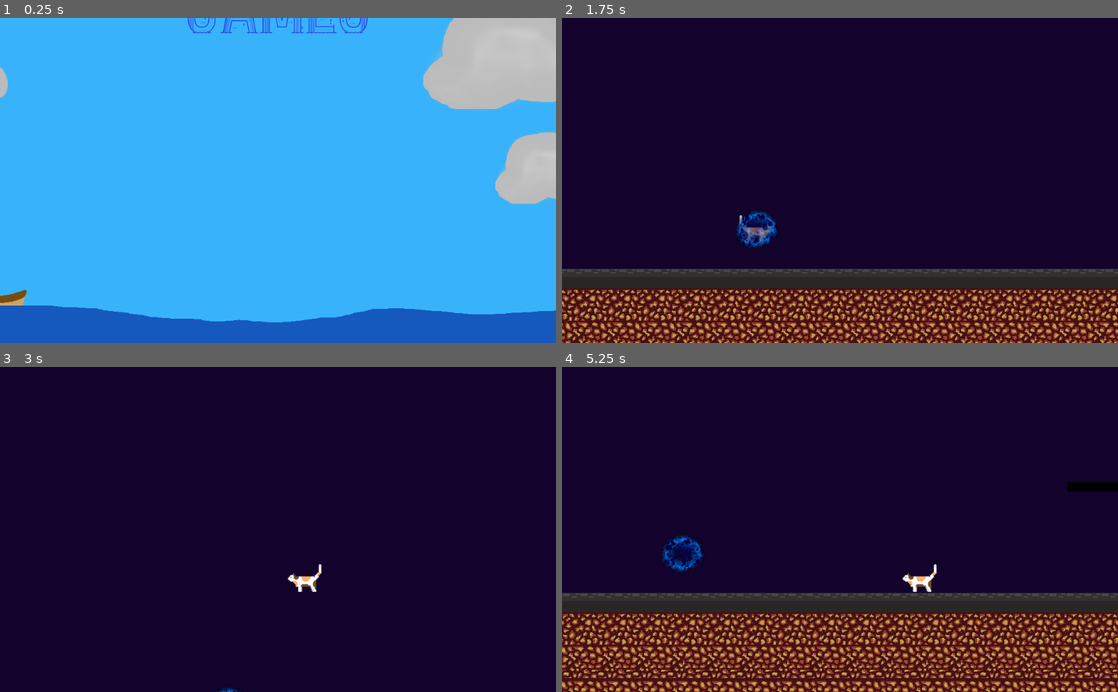
Above: before the commit, frames 1-4 (two rows, left to right).
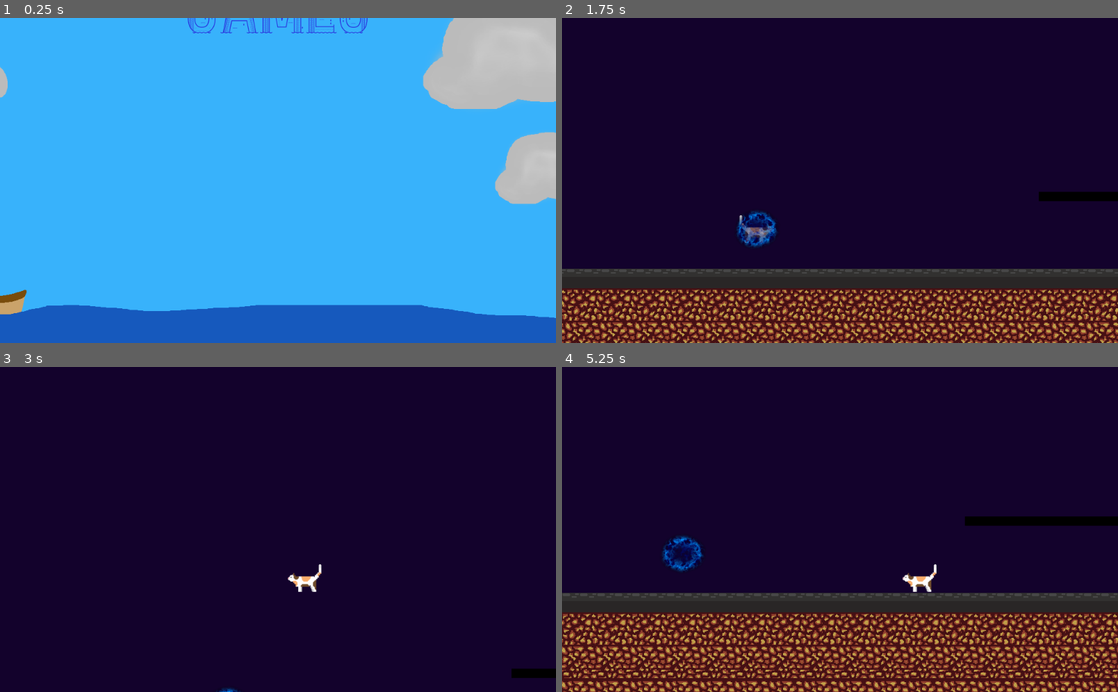
Above: after the commit, the same moments.

Repository: Grayson-Clark/C220-GameJam
Game: Godot game, scene res://UI/SplashScreen.tscn
Same seed, same stepped clock (60 frames per second), same inputs: the game is played once before the commit and once after it.
Inputs (mouse positions are in pixels of both pictures, inside the frame that each line leads up to):
- Up to frame 1 (0.25 s): no input
- Up to frame 2 (1.75 s): tap Enter (ui_accept) at 0.5 s; hold D (right) 0.53-1.25 s; tap W (jump) at 0.77 s; click (884, 141) at 1.25 s
- Up to frame 3 (3 s): hold D (right) 2.03-2.78 s; tap W (jump) at 2.27 s; hold A (left) from 2.78 s (still down)
- Up to frame 4 (5.25 s): release A (left) at 3.53 s; hold D (right) 3.53-5.03 s; tap W (jump) at 3.77, 4.52 s; hold A (left) from 5.03 s (still down)

The runs differ from the first frame. In frame 1, 2.2% of the frame differs, in the area x 0-100%, y 88-94%; in frame 2, 0.4%; in frame 3, 0.2%; in frame 4, 1.1%.

Commit message:
:sleeping:

Diff:
--- a/Level/MainLevel.tscn
+++ b/Level/MainLevel.tscn
@@ -279,7 +279,7 @@
 [node name="Platforms" type="Node" parent="."]
 
 [node name="TestPlatform1" type="Node2D" parent="Platforms"]
-position = Vector2( 964.945, 476.088 )
+position = Vector2( 776.371, 538.946 )
 __meta__ = {
 "_edit_group_": true
 }
--- a/Player/Player.gd
+++ b/Player/Player.gd
@@ -38,7 +38,7 @@
 		velocity.x += move_vector().x * 500
 		velocity.y -= Input.get_action_strength("jump") * 200
 
-	# FOOTSTEP SOUND EFFECTS
+	# FOOTSTEP SOUND EFFECTS (Not working correctly atm)
 	if velocity.x != 0 and is_on_floor():
 		if !Footstep.playing:
 			Footstep.play()
--- a/UI/SplashScreen.tscn
+++ b/UI/SplashScreen.tscn
@@ -261,14 +261,14 @@
 rotation = -0.15707
 scale = Vector2( 0.15, 0.15 )
 frames = SubResource( 7 )
-frame = 1
+frame = 2
 playing = true
 
 [node name="Ocean" type="AnimatedSprite" parent="."]
 position = Vector2( 512.597, 570.462 )
 scale = Vector2( 1.1, 1 )
 frames = SubResource( 25 )
-frame = 10
+frame = 1
 playing = true
 
 [node name="Cloud1" type="Sprite" parent="."]
